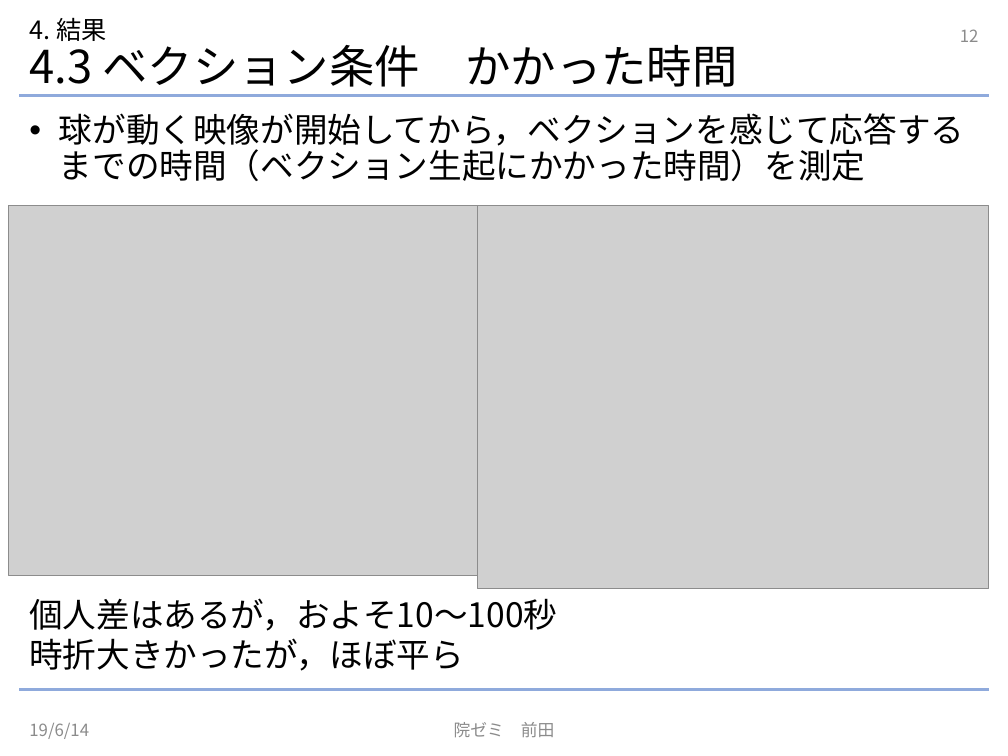
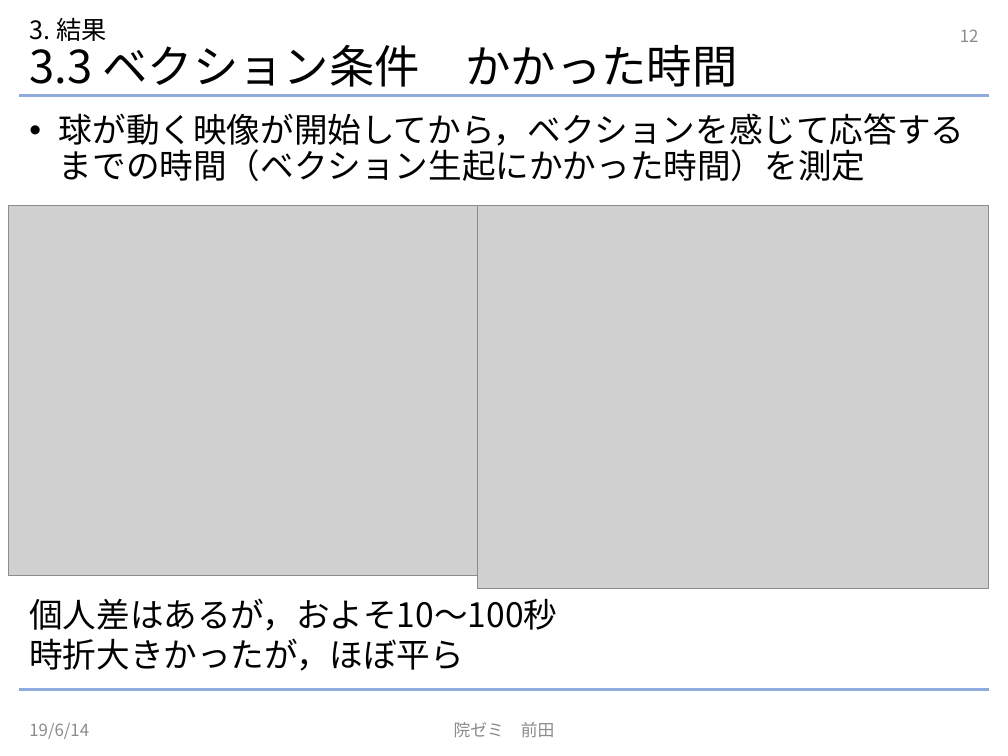
Before and after one commit to NephilimK/insemi190614, a slide deck: slide 12 of InSemi190614.pptx. Drawn at 1008x756 pixels with LibreOffice and Linux fonts; fonts in the diff are those of the drawing; grey boxes stand for pictures. Boxes give left, top, right and bottom in pixels: in the first picture for what was removed or moved away, otherwise in the second. Text is boxed around its words. In the diff, an @@ line names an element or a change of style, - is before the commit and + after.

```diff
--- a/InSemi190614.pptx
+++ b/InSemi190614.pptx
@@ title at [29,17,737,95]: text changed @@
-4. 結果
-4.3 ベクション条件 かかった時間
+3. 結果
+3.3 ベクション条件 かかった時間
```
Also in this commit, not shown: 9 other slides changed, 1 other file.
